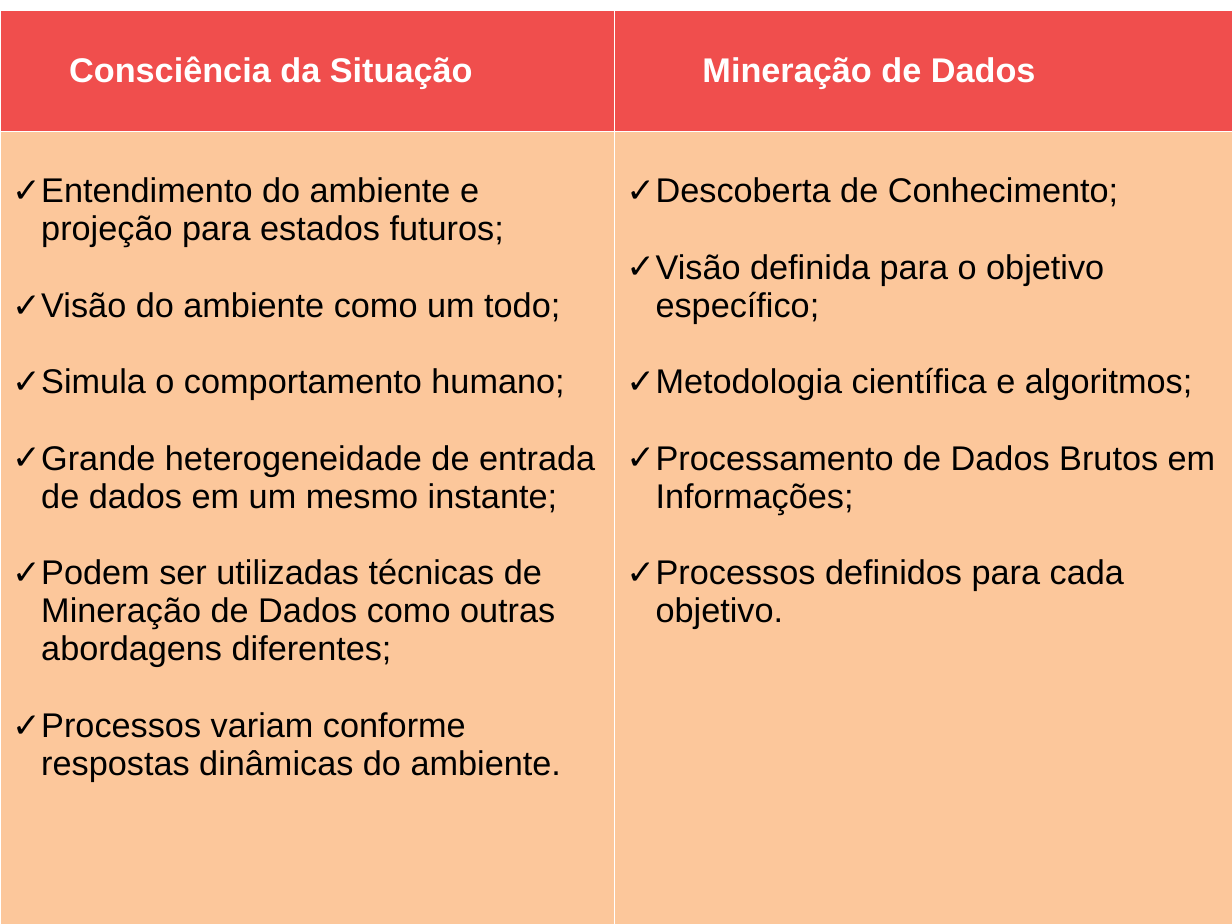
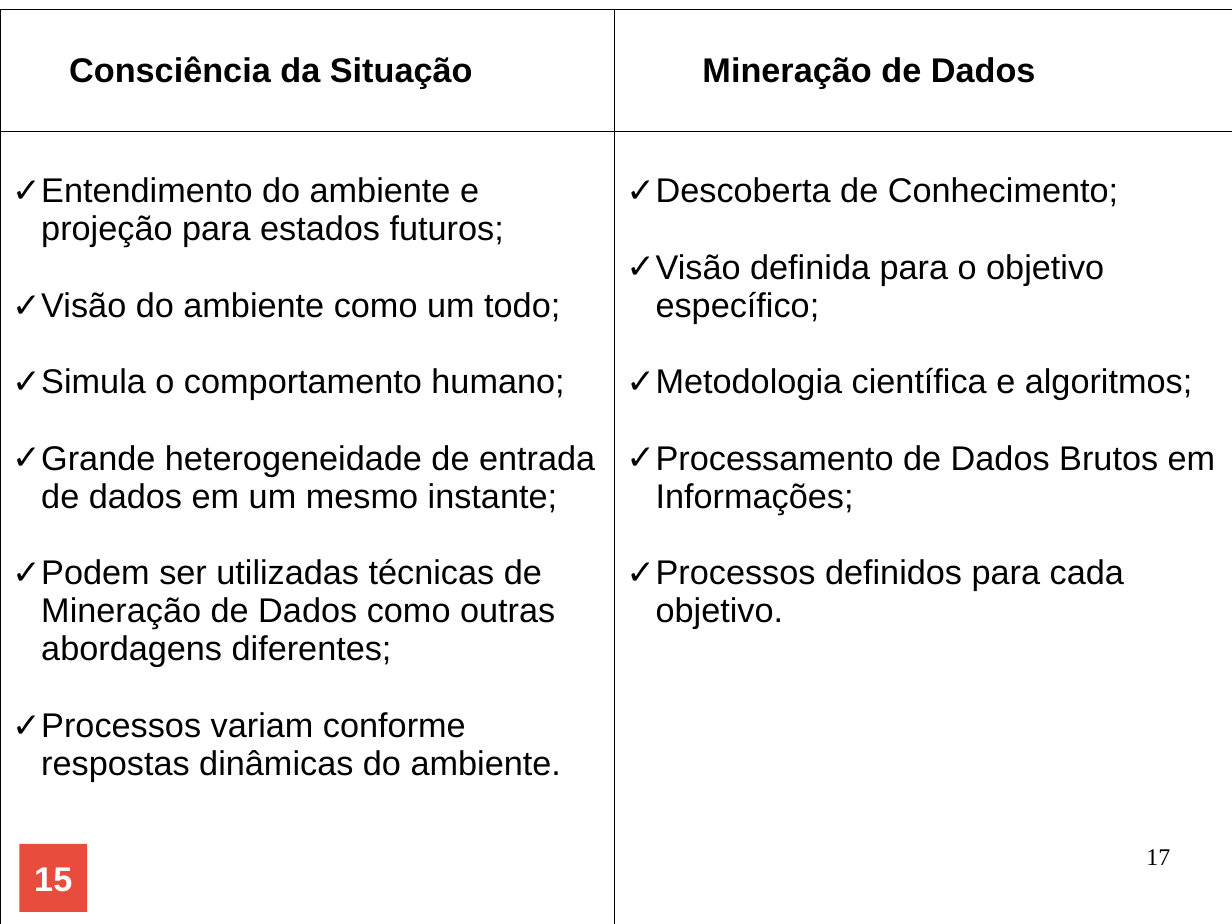
Before and after one commit to naninmartins/TCC-Modelo-de-AVA-com-CS-e-MDE, a slide deck: slide 17 of MODELO DE APOIO AO ENSINO EM AMBIENTES VIRTUAIS - APRESENTAÇÃO (linux).odp (slide 15 before the commit). Drawn at 1232x924 pixels with LibreOffice and Linux fonts; fonts in the diff are those of the drawing. Boxes give left, top, right and bottom in pixels: in the first picture for what was removed or moved away, otherwise in the second. Text is boxed around its words. In the diff, an @@ line names an element or a change of style, - is before the commit and + after.

```diff
--- a/MODELO DE APOIO AO ENSINO EM AMBIENTES VIRTUAIS - APRESENTAÇÃO (linux).odp
+++ b/MODELO DE APOIO AO ENSINO EM AMBIENTES VIRTUAIS - APRESENTAÇÃO (linux).odp
@@ table at (x1=0, y1=10, x2=1232, y2=924) @@
@@ fill #F04E4D to none in row 1 @@
@@ fill #FCC79B to none in row 2 @@
@@ text colour #FFFFFF to #000000 in "Consciência da Situação", "Mineração de Dados" @@
@@ borders changed @@
@@ rectangle added at (x1=20, y1=844, x2=87, y2=912), fill #E84C3D, 20 pt, text #FFFFFF, bold @@
+15
@@ page number added at (x1=1146, y1=849, x2=1170, y2=865), 14 pt, text #000000 @@
+17
```
Also in this commit, not shown: 24 other slides changed, 4 slides added, 6 other files.
